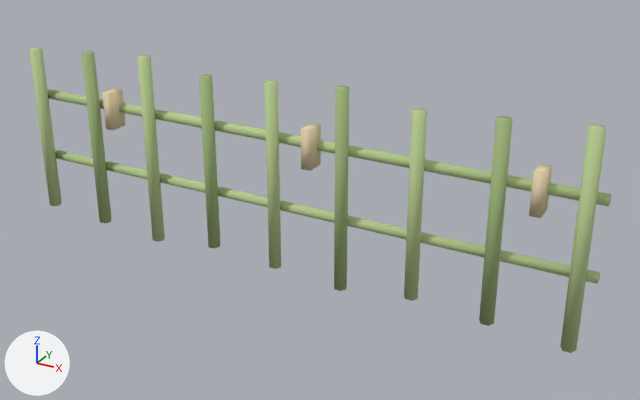
The glTF model assets/models/fence_bamboo.glb: old version first, new version second.
The view is the same before and after, from a 50 mm lens placed at (2.14, -3.42, 2.11), pointed at (0.21, 0.09, 0.36). The lights are fixed; the arrows at lower left show +X, +Y and +Z. The picture after the commit comes second.

The first picture shows 'geometry_0'.
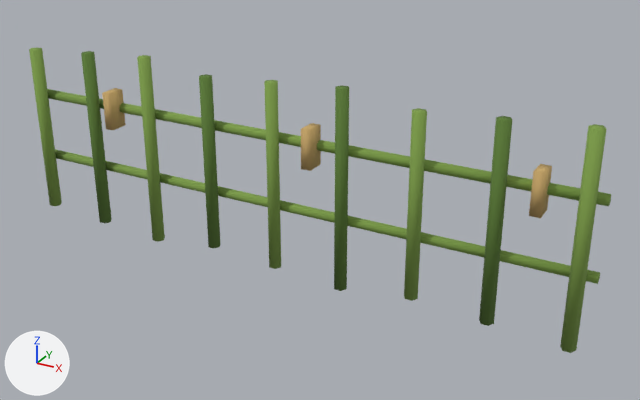
The edits, one by one:
me_geometry_0 has 178 vertices, 300 faces and spans x -1.58..1.58, y -0.03..0.08, z -0.04..0.98.
me_geometry_0 is used by ob_geometry_0; location (0.0, 0.0, 0.0).
me_geometry_0 part 1: 264 faces centred in x -1.58..1.58, y -0.03..0.08, z -0.04..0.98 are repainted in the vertex colours; the middle colour goes from green #bbd093 to green #7fa049.
me_geometry_0 part 2: 36 faces centred in x -1.02..1.33, y -0.03..0.07, z 0.56..0.76 are repainted in the vertex colours; the middle colour goes from beige #e6d4ad to orange #c8a769.

Where the change shows, as pixel boxes [x1, y1, x2, y2] in the pictures (640 x 400 px):
part 1 of me_geometry_0, recoloured (darker)
    both: [29, 47, 611, 353]
part 2 of me_geometry_0, recoloured
    both: [102, 88, 552, 218]
